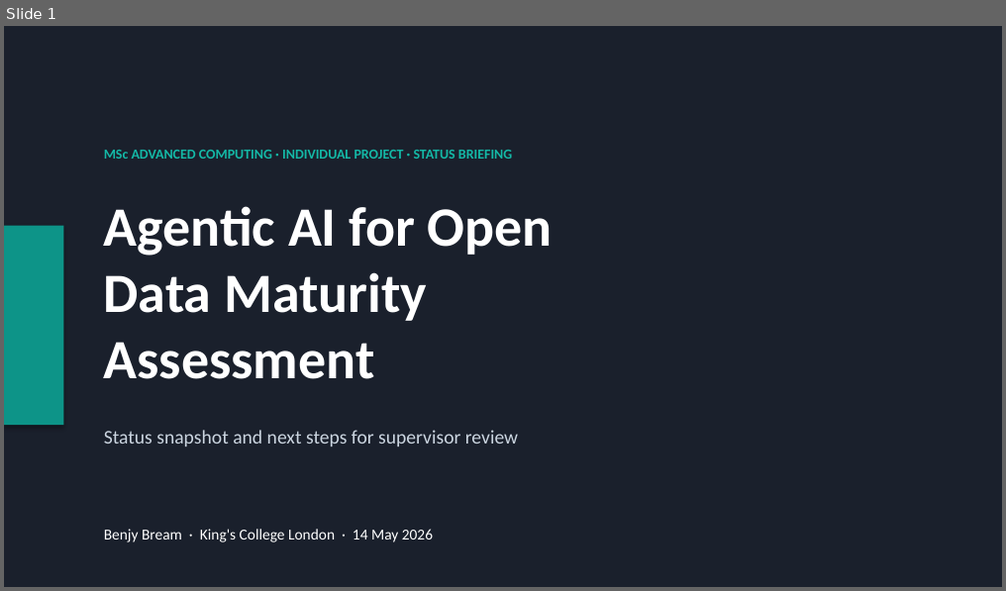
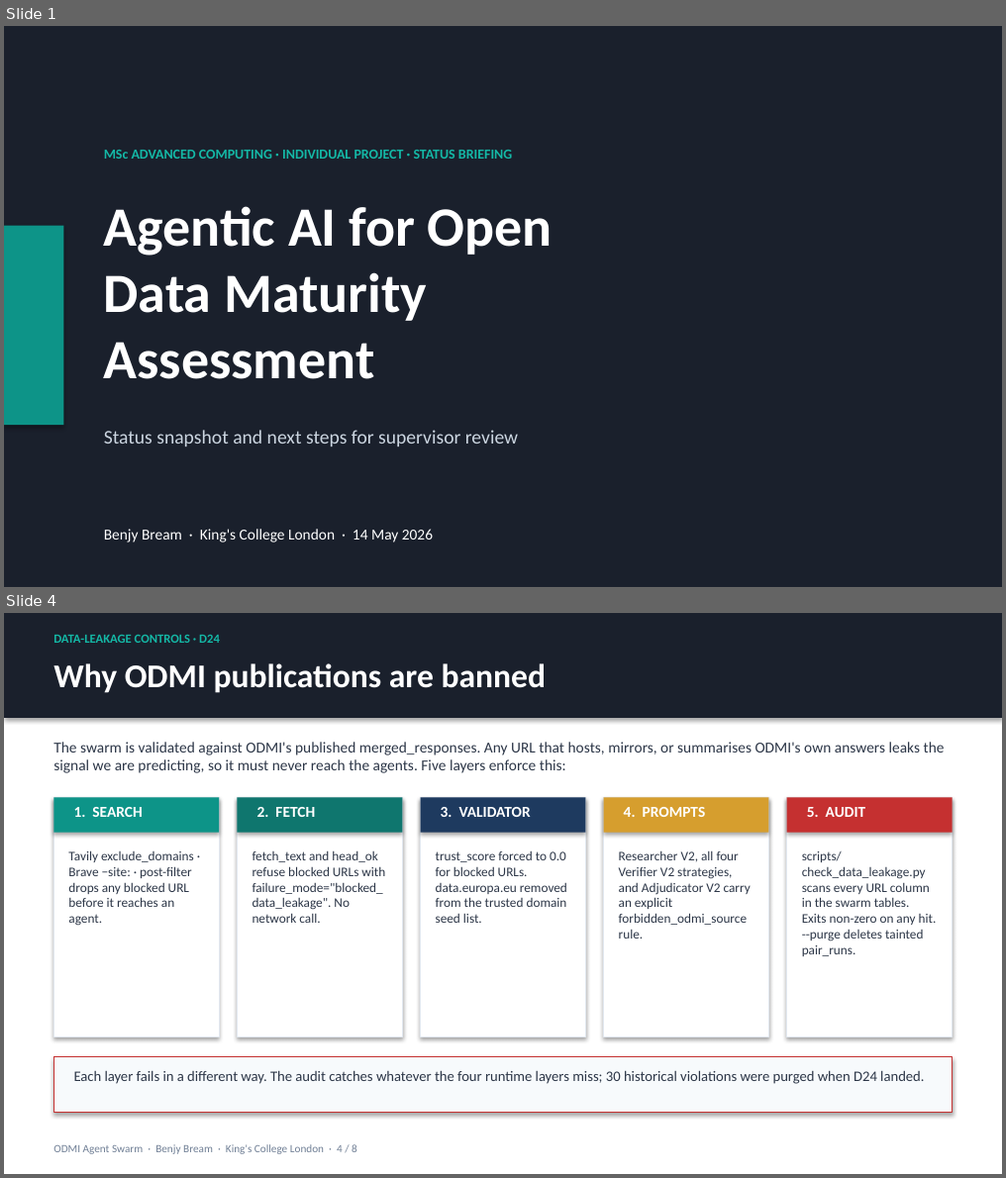
Before and after one commit to benjyb1/odmi-agent-swarm, a slide deck: docs/PROGRESS_SLIDES_2026-05-14.pptx. Shown one above the other, each under a label of ours: slide 1 before the commit, slides 1 and 4 after it; the slides between them are not shown. The pictures are 1006x591 and 1006x1178 pixels, drawn with LibreOffice and Linux fonts; fonts in the diff are those of the drawing. Boxes give left, top, right and bottom in pixels: in the first picture for what was removed or moved away, otherwise in the second. Text is boxed around its words. In the diff, an @@ line names an element or a change of style, - is before the commit and + after.

```diff
--- a/docs/PROGRESS_SLIDES_2026-05-14.pptx
+++ b/docs/PROGRESS_SLIDES_2026-05-14.pptx
@@ slide 4 added at <box>4,613,1002,1174</box>, background #FFFFFF @@
@@ rectangle added at <box>4,613,1002,718</box>, fill #1A202C @@
@@ text added at <box>54,635,220,643</box>, 9 pt, text #14B8A6, bold @@
+DATA-LEAKAGE CONTROLS · D24
@@ text added at <box>54,663,547,693</box>, 24 pt, text #FFFFFF, bold @@
+Why ODMI publications are banned
@@ text added at <box>54,742,944,773</box>, 11 pt, text #2D3748 @@
+The swarm is validated against ODMI's published merged_responses. Any URL that hosts, mirrors, or summarises ODMI's own answers leaks the signal we are predicting, so it must never reach the agents. Five layers enforce this:
@@ rectangle added at <box>54,797,220,1037</box>, fill #FFFFFF, outline #E2E8F0 0.5 pt @@
@@ rectangle added at <box>54,797,220,833</box>, fill #0D9488 @@
@@ text added at <box>74,807,142,817</box>, 11 pt, text #FFFFFF, bold @@
+1. SEARCH
@@ rectangle added at <box>238,797,403,1037</box>, fill #FFFFFF, outline #E2E8F0 0.5 pt @@
@@ rectangle added at <box>238,797,403,833</box>, fill #0F766E @@
@@ text added at <box>257,807,315,817</box>, 11 pt, text #FFFFFF, bold @@
+2. FETCH
@@ rectangle added at <box>420,797,586,1037</box>, fill #FFFFFF, outline #E2E8F0 0.5 pt @@
@@ rectangle added at <box>420,797,586,833</box>, fill #1E3A5F @@
@@ text added at <box>441,807,531,817</box>, 11 pt, text #FFFFFF, bold @@
+3. VALIDATOR
@@ rectangle added at <box>604,797,769,1037</box>, fill #FFFFFF, outline #E2E8F0 0.5 pt @@
@@ rectangle added at <box>604,797,769,833</box>, fill #D69E2E @@
@@ text added at <box>624,807,706,817</box>, 11 pt, text #FFFFFF, bold @@
+4. PROMPTS
@@ rectangle added at <box>786,797,952,1037</box>, fill #FFFFFF, outline #E2E8F0 0.5 pt @@
@@ rectangle added at <box>786,797,952,833</box>, fill #C53030 @@
@@ text added at <box>807,807,866,817</box>, 11 pt, text #FFFFFF, bold @@
+5. AUDIT
@@ text added at <box>68,851,194,926</box>, 9.5 pt, text #2D3748 @@
+Tavily exclude_domains · Brave −site: · post-filter drops any blocked URL before it reaches an agent.
@@ text added at <box>252,851,385,923</box>, 9.5 pt, text #2D3748 @@
+fetch_text and head_ok refuse blocked URLs with failure_mode="blocked_data_leakage". No network call.
@@ text added at <box>436,852,567,923</box>, 9.5 pt, text #2D3748 @@
+trust_score forced to 0.0 for blocked URLs. data.europa.eu removed from the trusted domain seed list.
@@ text added at <box>619,851,750,939</box>, 9.5 pt, text #2D3748 @@
+Researcher V2, all four Verifier V2 strategies, and Adjudicator V2 carry an explicit forbidden_odmi_source rule.
@@ text added at <box>802,852,937,957</box>, 9.5 pt, text #2D3748 @@
+scripts/check_data_leakage.py scans every URL column in the swarm tables. Exits non-zero on any hit. --purge deletes tainted pair_runs.
@@ rectangle added at <box>54,1058,952,1112</box>, fill #F7FAFC, outline #C53030 0.5 pt @@
@@ text added at <box>74,1070,924,1084</box>, 10.5 pt, text #2D3748 @@
+Each layer fails in a different way. The audit catches whatever the four runtime layers miss; 30 historical violations were purged when D24 landed.
@@ text added at <box>54,1145,357,1155</box>, 8 pt, text #718096 @@
+ODMI Agent Swarm · Benjy Bream · King's College London · 4 / 8
```
Also in this commit, not shown: 6 slides changed, 1 other file.
